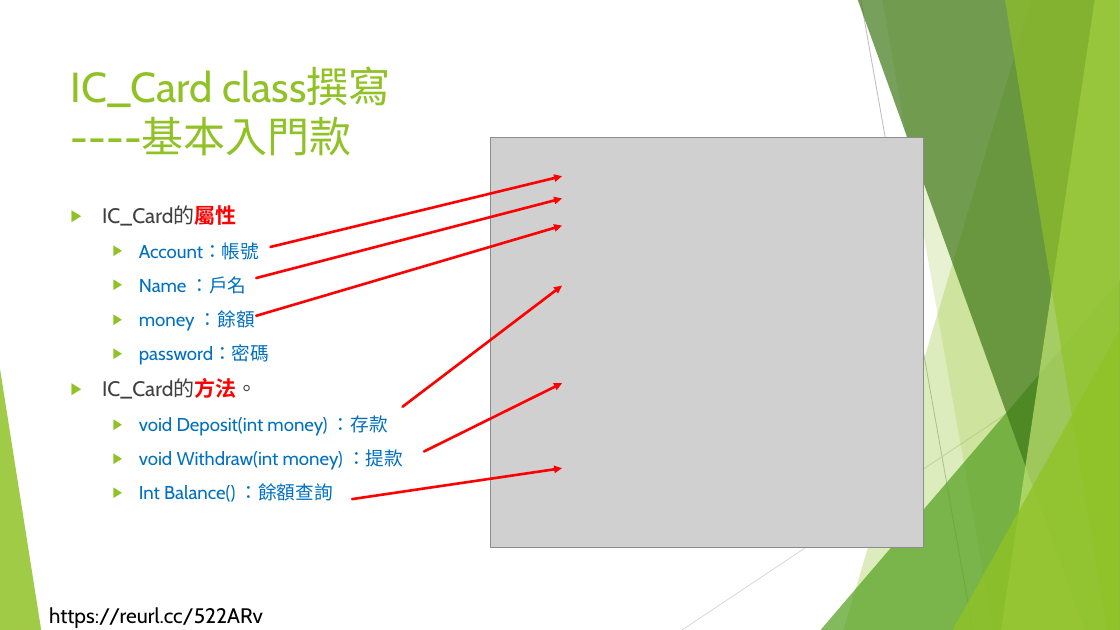
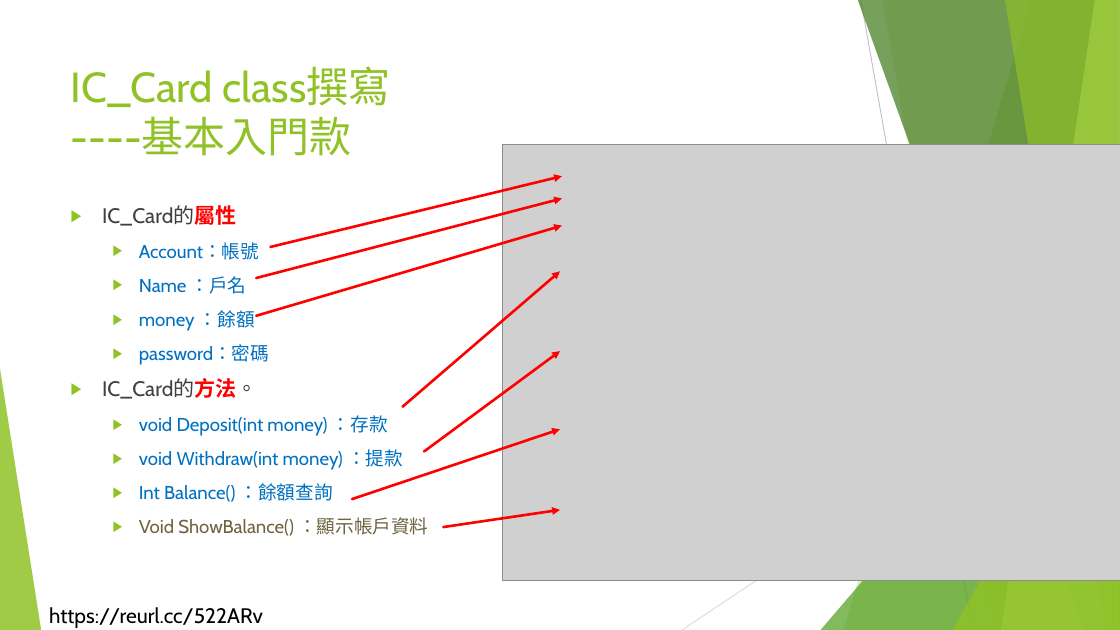
Before and after one commit to liulawsi/My_PPTs, a slide deck: slide 16 of LCC/Java/10_物件導向程式設計.pptx (slide 15 before the commit). Drawn at 1120x630 pixels with LibreOffice and Linux fonts; fonts in the diff are those of the drawing; grey boxes stand for pictures; background and template pictures are left out. Boxes give left, top, right and bottom in pixels: in the first picture for what was removed or moved away, otherwise in the second. Text is boxed around its words. In the diff, an @@ line names an element or a change of style, - is before the commit and + after.

```diff
--- a/LCC/Java/10_物件導向程式設計.pptx
+++ b/LCC/Java/10_物件導向程式設計.pptx
@@ picture: place and size @@
-picture at [491,138,924,548]
+picture at [503,145,1120,581]
@@ arrow moved from (402, 407) - (562, 286) to (402, 407) - (560, 271) @@
@@ arrow moved from (424, 451) - (562, 383) to (424, 451) - (560, 351) @@
@@ arrow moved from (352, 499) - (562, 468) to (352, 499) - (560, 429) @@
@@ text at [139,517,428,536]: paragraph added @@
+  ▶ Void ShowBalance() ：顯示帳戶資料
@@ arrow added from (444, 527) to (560, 510), #FF0000 2.25 pt @@
```
Also in this commit, not shown: 9 other slides changed, 13 slides added, 4 other files.
